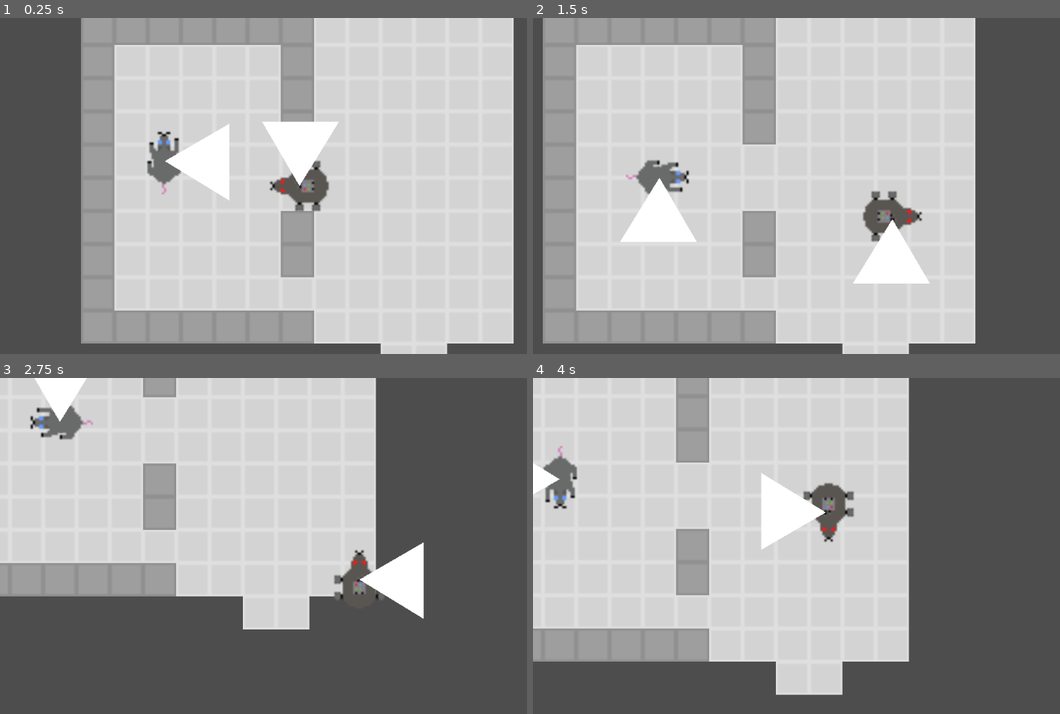
Above: before the commit, frames 1-4 (two rows, left to right).
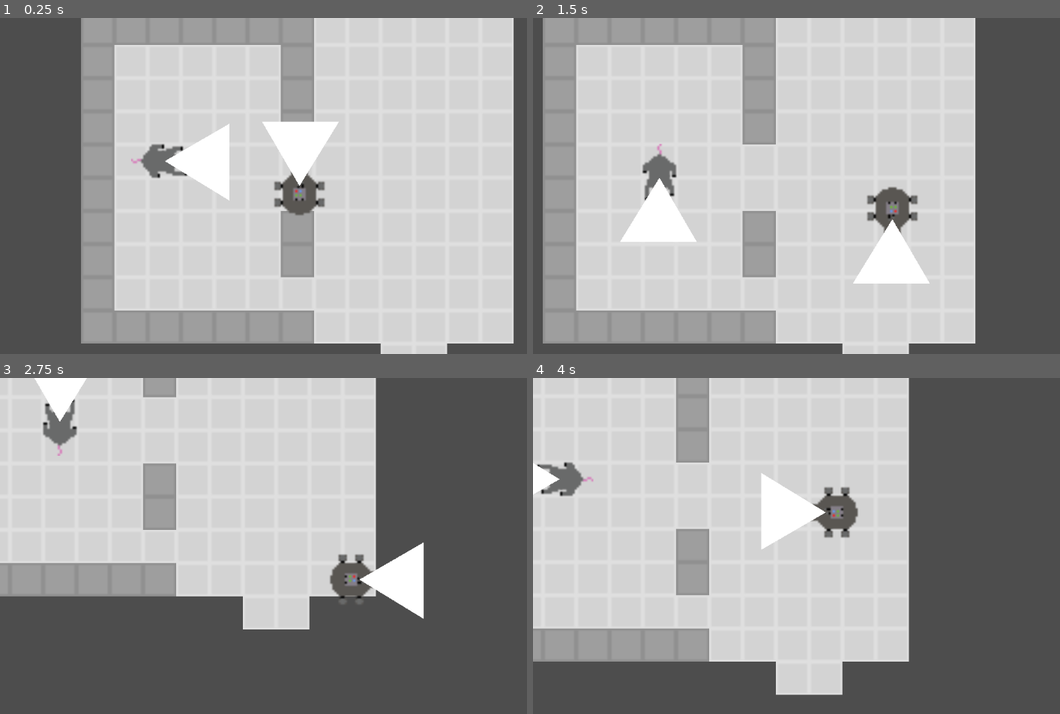
Above: after the commit, the same moments.

Repository: johannagroven/dontratmeout
Game: Godot game, scene res://main.tscn
The game is run twice, just before and just after one commit, with the same random seed, the same clock (stepped at 60 frames per second) and the same inputs.
Inputs:
- Up to frame 1 (0.25 s): no input
- Up to frame 2 (1.5 s): hold Right (ui_right) 0.53-1.28 s; hold Down (ui_down) from 1.28 s (still down)
- Up to frame 3 (2.75 s): release Down (ui_down) at 2.03 s; hold Right (ui_right) from 2.03 s (still down)
- Up to frame 4 (4 s): release Right (ui_right) at 2.78 s; hold Up (ui_up) 2.78-3.53 s; hold Left (ui_left) from 3.53 s (still down)

The runs differ from the first frame. In frame 1, 1.3% of the frame differs, in the area x 24-63%, y 33-59%; in frame 2, 1.3%, in the area x 17-74%, y 37-67%; in frame 3, 1.1%; in frame 4, 1.3%.

Commit message:
have sprite align with movement facing

Diff:
--- a/character.tscn
+++ b/character.tscn
@@ -71,6 +71,7 @@
 editor_draw_drag_margin = true
 
 [node name="AnimatedSprite2D" type="AnimatedSprite2D" parent="visuals"]
+rotation = 1.5708
 sprite_frames = SubResource("SpriteFrames_qi5as")
 
 [node name="shape" type="CollisionShape2D" parent="."]
--- a/mouse.tscn
+++ b/mouse.tscn
@@ -57,6 +57,7 @@
 editor_draw_drag_margin = true
 
 [node name="AnimatedSprite2D" type="AnimatedSprite2D" parent="visuals"]
+rotation = 1.5708
 sprite_frames = SubResource("SpriteFrames_qi5as")
 
 [node name="shape" type="CollisionShape2D" parent="."]
